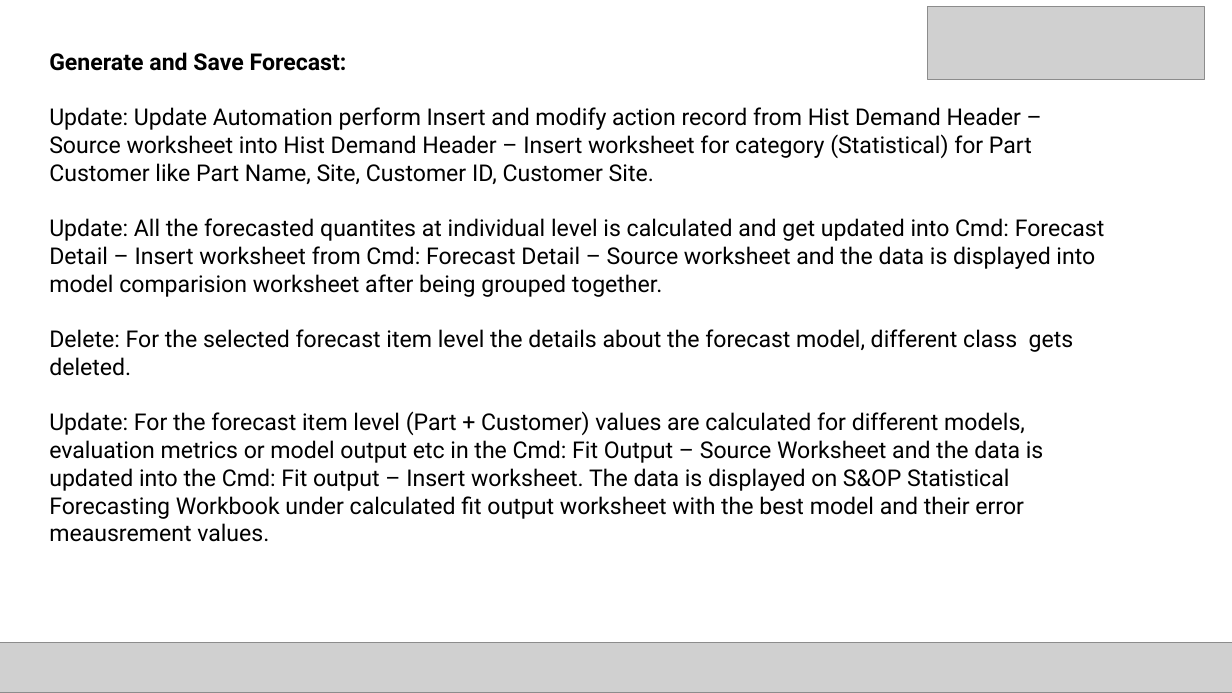
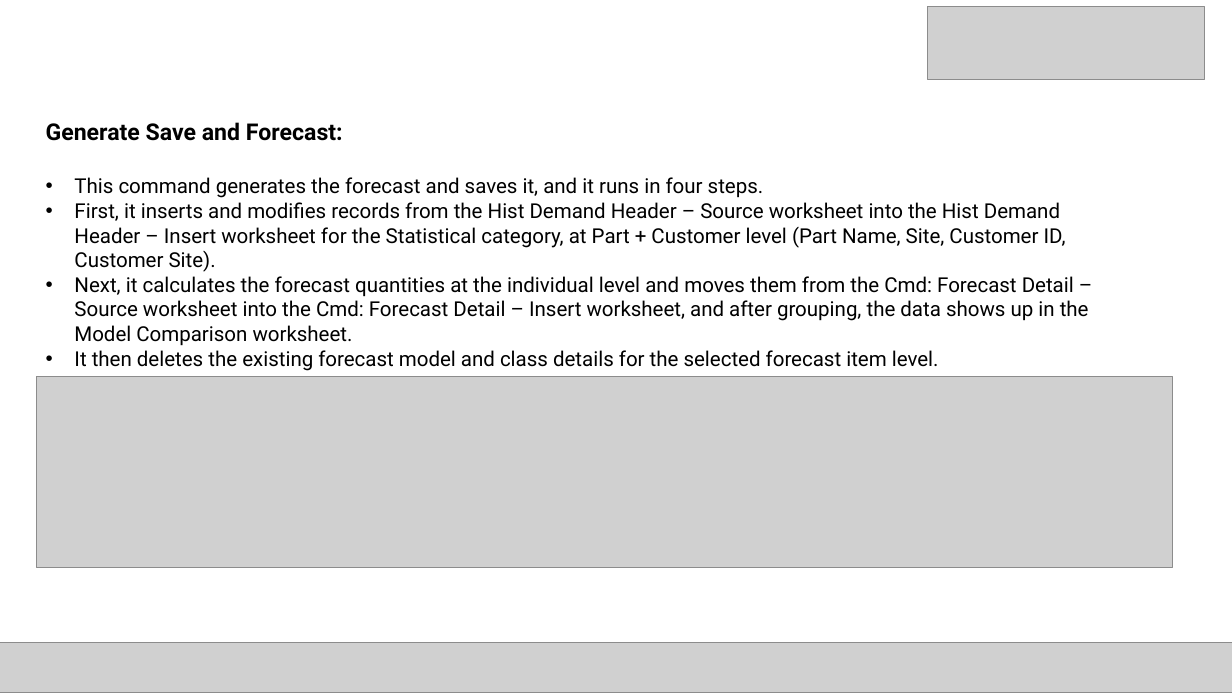
Before and after one commit to anushkundu/AI-business-report-generator, a slide deck: slide 11 of DP1 (2).pptx (slide 10 before the commit). Drawn at 1232x693 pixels with LibreOffice and Linux fonts; fonts in the diff are those of the drawing; grey boxes stand for pictures. Boxes give left, top, right and bottom in pixels: in the first picture for what was removed or moved away, otherwise in the second. Text is boxed around its words. In the diff, an @@ line names an element or a change of style, - is before the commit and + after.

```diff
--- a/DP1 (2).pptx
+++ b/DP1 (2).pptx
@@ text at <box>46,122,1089,367</box>: text changed; size 18 to 16 pt @@
-Generate and Save Forecast:
-Update: Update Automation perform Insert and modify action record from Hist Demand Header – Source worksheet into Hist Demand Header – Insert worksheet for category (Statistical) for Part Customer like Part Name, Site, Customer ID, Customer Site.
-Update: All the forecasted quantites at individual level is calculated and get updated into Cmd: Forecast Detail – Insert worksheet from Cmd: Forecast Detail – Source worksheet and the data is displayed into model comparision worksheet after being grouped together.
-Delete: For the selected forecast item level the details about the forecast model, different class gets deleted.
-Update: For the forecast item level (Part + Customer) values are calculated for different models, evaluation metrics or model output etc in the Cmd: Fit Output – Source Worksheet and the data is updated into the Cmd: Fit output – Insert worksheet. The data is displayed on S&OP Statistical Forecasting Workbook under calculated fit output worksheet with the best model and their error meausrement values.
+Generate Save and Forecast:
+• This command generates the forecast and saves it, and it runs in four steps.
+• First, it inserts and modifies records from the Hist Demand Header – Source worksheet into the Hist Demand Header – Insert worksheet for the Statistical category, at Part + Customer level (Part Name, Site, Customer ID, Customer Site).
+• Next, it calculates the forecast quantities at the individual level and moves them from the Cmd: Forecast Detail – Source worksheet into the Cmd: Forecast Detail – Insert worksheet, and after grouping, the data shows up in the Model Comparison worksheet.
+• It then deletes the existing forecast model and class details for the selected forecast item level.
@@ picture added at <box>36,376,1173,567</box> @@
```
Also in this commit, not shown: 28 other slides changed, 10 slides added, 3 slides removed.
